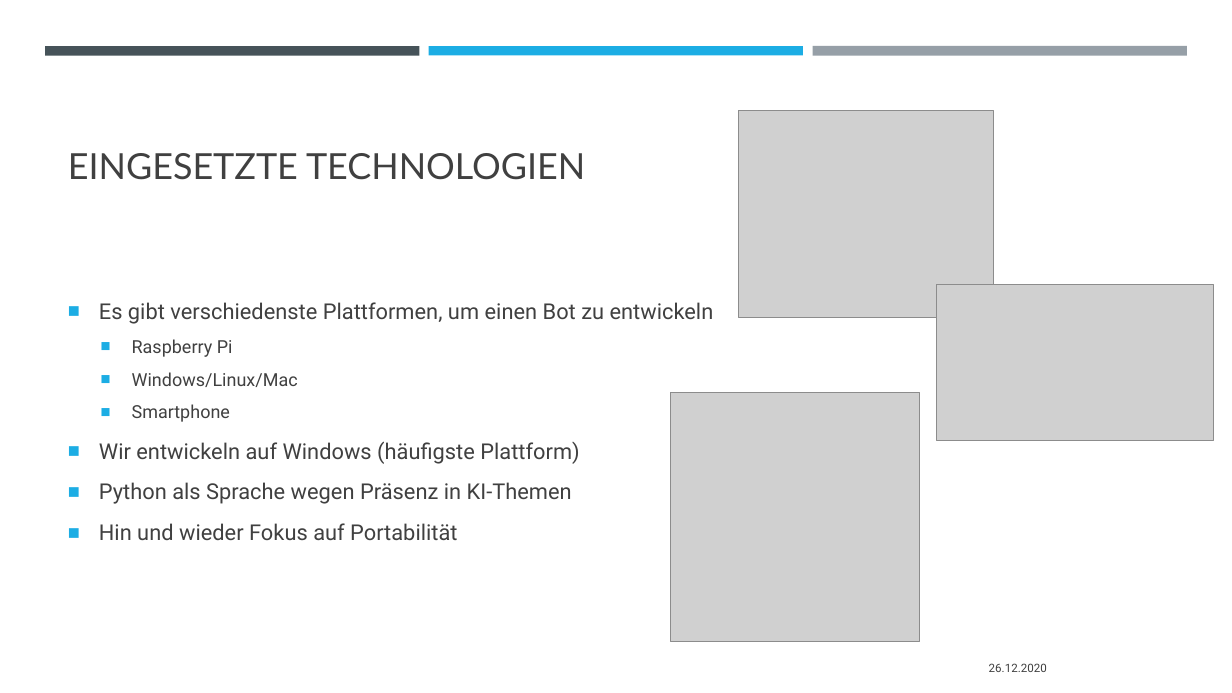
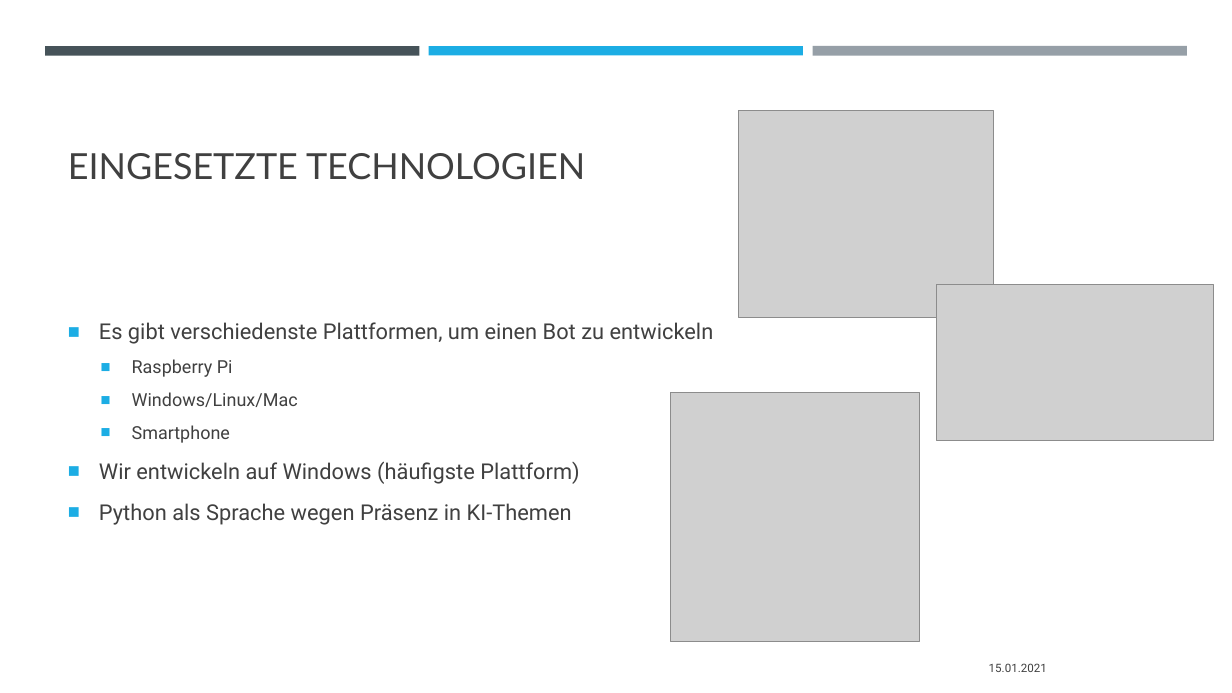
Before and after one commit to padmalcom/AISpeechAssistant, a slide deck: slide 4 of slides/00_a_Introduction.pptx. Drawn at 1232x693 pixels with LibreOffice and Linux fonts; fonts in the diff are those of the drawing; grey boxes stand for pictures. Boxes give left, top, right and bottom in pixels: in the first picture for what was removed or moved away, otherwise in the second. Text is boxed around its words. In the diff, an @@ line names an element or a change of style, - is before the commit and + after.

```diff
--- a/slides/00_a_Introduction.pptx
+++ b/slides/00_a_Introduction.pptx
@@ text at box(99, 523, 457, 540): paragraph removed @@
-■ Hin und wieder Fokus auf Portabilität
@@ text at box(989, 663, 1047, 672): text changed @@
-26.12.2020
+15.01.2021
```
Also in this commit, not shown: 3 other slides changed, 12 other files.
